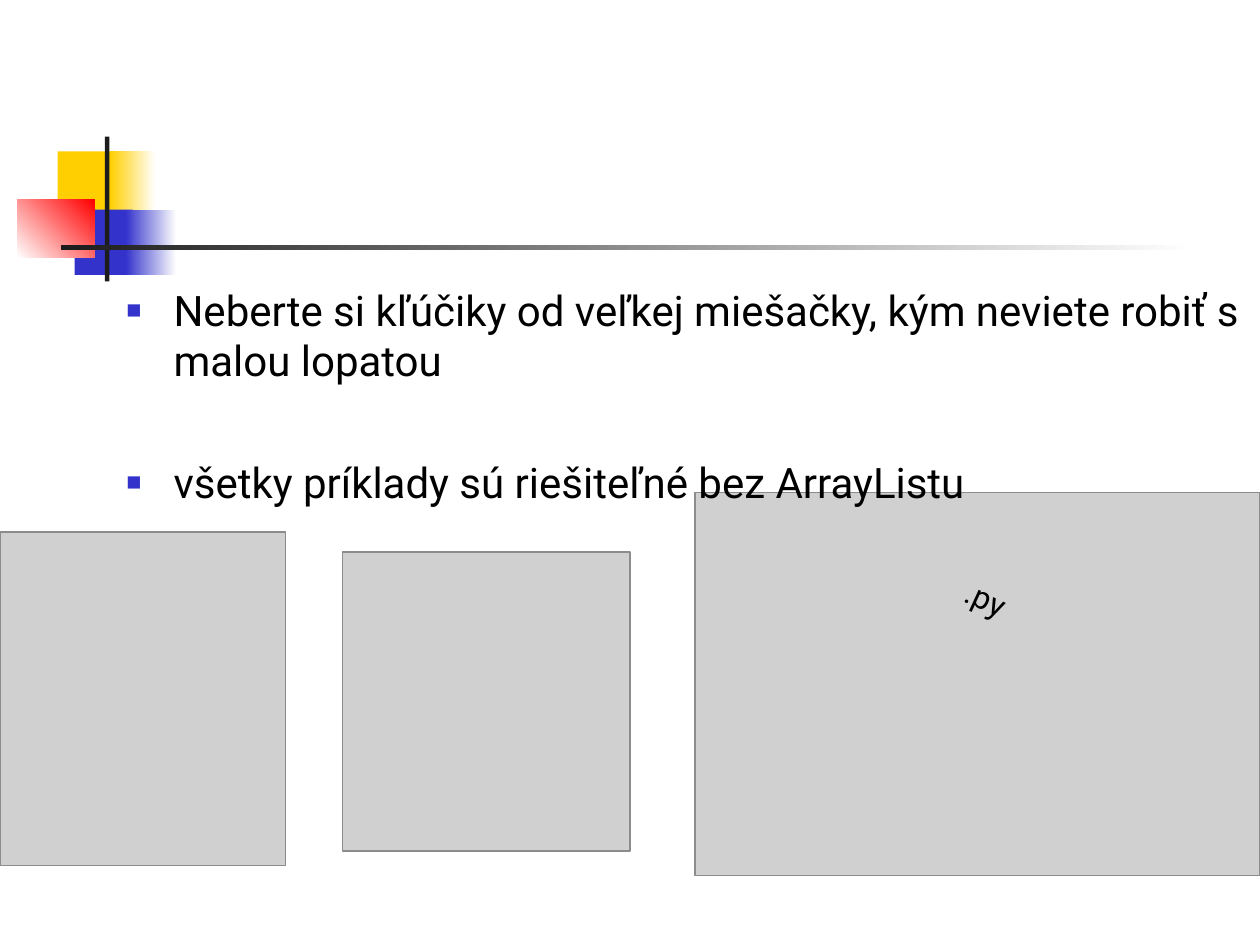
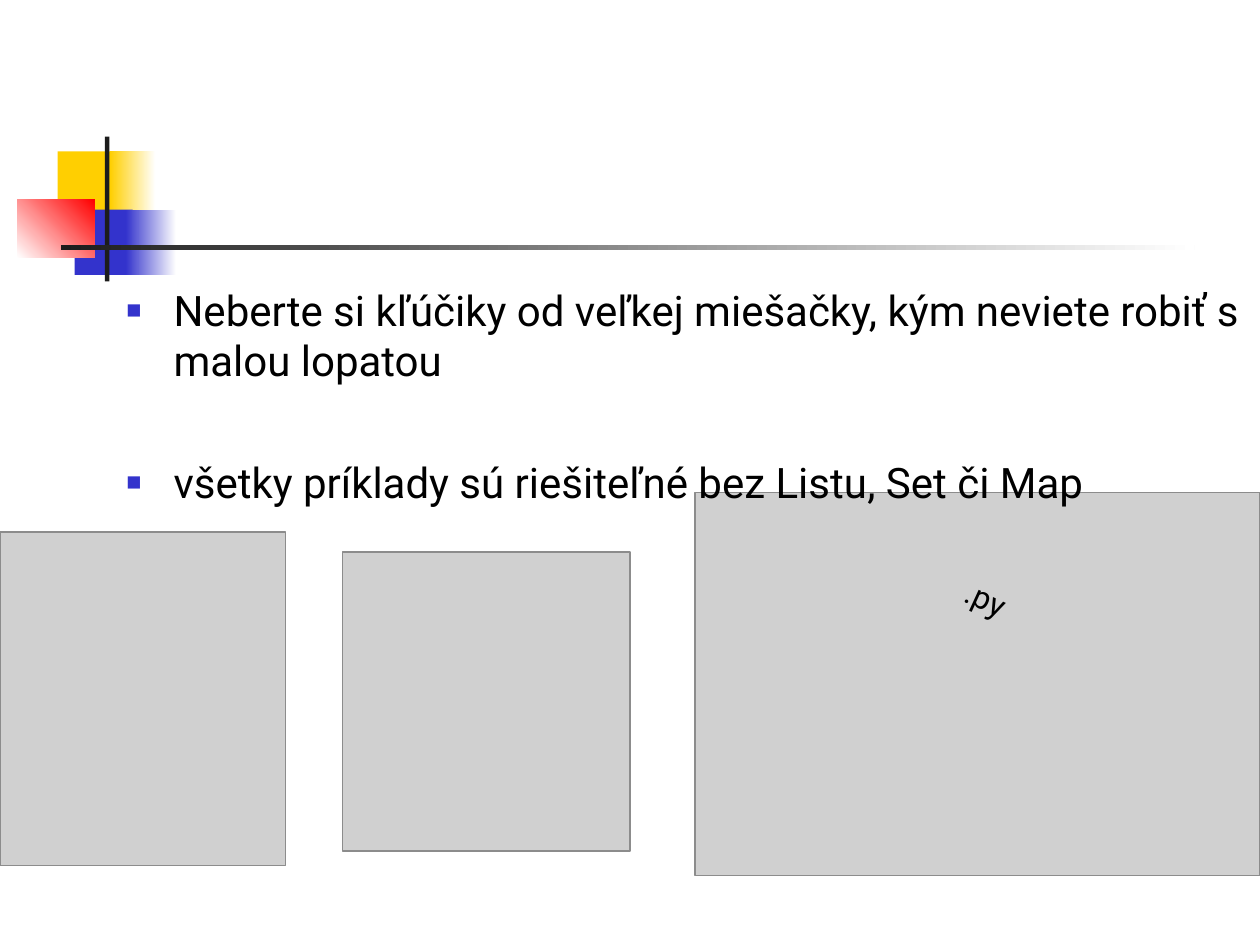
Before and after one commit to Programovanie4/Prednasky, a slide deck: slide 3 of 06/06_java.ppt. Drawn at 1260x945 pixels with LibreOffice and Linux fonts; fonts in the diff are those of the drawing; grey boxes stand for pictures. Boxes give left, top, right and bottom in pixels: in the first picture for what was removed or moved away, otherwise in the second. Text is boxed around its words. In the diff, an @@ line names an element or a change of style, - is before the commit and + after.

```diff
--- a/06/06_java.ppt
+++ b/06/06_java.ppt
@@ text at (174,459,1083,508): text changed @@
-■ všetky príklady sú riešiteľné bez ArrayListu
+■ všetky príklady sú riešiteľné bez Listu, Set či Map
```
Also in this commit, not shown: 3 other slides changed, 2 other files.
